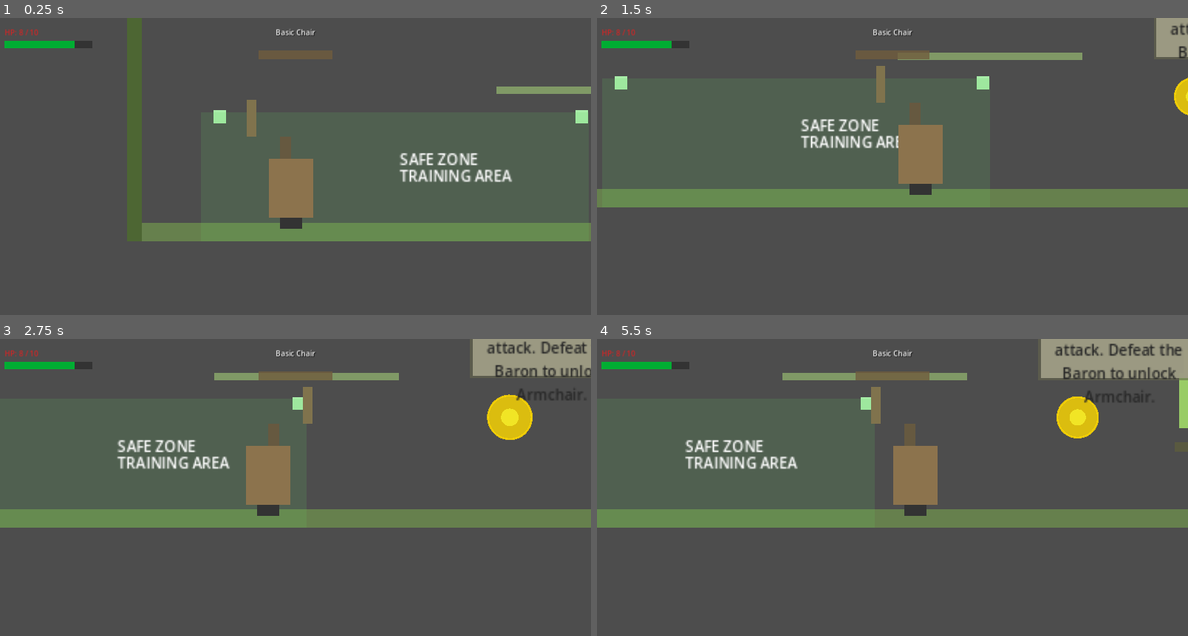
Above: before the commit, frames 1-4 (two rows, left to right).
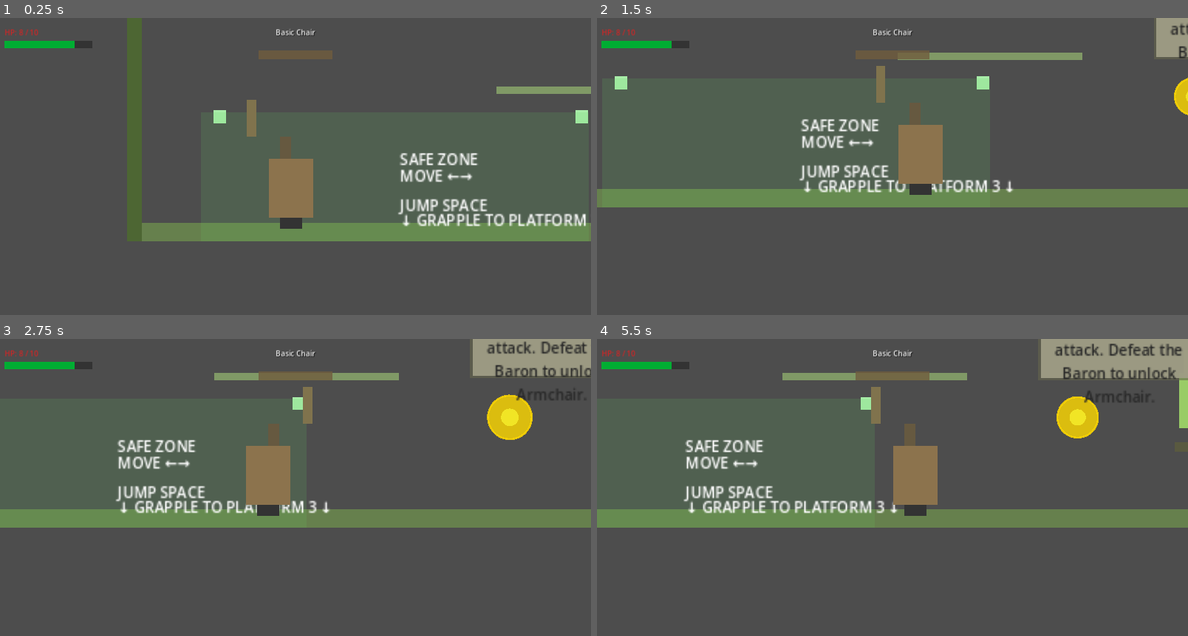
Above: after the commit, the same moments.

Repository: TsilenT/chairfighter
Game: Godot game, scene res://scenes/main/Main.tscn
The game is run twice, just before and just after one commit, with the same random seed, the same clock (stepped at 60 frames per second) and the same inputs.
Inputs:
- Up to frame 1 (0.25 s): no input
- Up to frame 2 (1.5 s): hold D (move_right) from 0.53 s (still down); tap F (interact) at 0.6 s; tap Space (jump) at 0.77 s; tap J (attack) at 1.35 s
- Up to frame 3 (2.75 s): tap Space (jump) at 1.52 s; tap F (interact) at 1.55, 2.1 s; release D (move_right) at 2.03 s; hold A (move_left) from 2.03 s (still down)
- Up to frame 4 (5.5 s): release A (move_left) at 2.78 s; hold D (move_right) 2.78-4.28 s; tap K (special) at 2.85 s; tap Space (jump) at 3.02, 3.77, 4.52 s; tap F (interact) at 3.05, 3.8, 4.55, 5.1 s; tap E (transform_next) at 3.6 s; hold A (move_left) 4.28-5.03 s; tap Q (transform_prev) at 4.35 s; hold D (move_right) from 5.03 s (still down)

The runs differ from the first frame. In frame 1, 1.8% of the frame differs, in the area x 67-100%, y 50-71%; in frame 2, 1.7%; in frame 3, 1.7%; in frame 4, 1.9%, in the area x 14-51%, y 39-59%.

Commit message:
fix: add readable tutorial objective cues

Diff:
--- a/scenes/levels/TestLevel.tscn
+++ b/scenes/levels/TestLevel.tscn
@@ -171,6 +171,60 @@
 font_size = 10
 font_color = Color(0.6, 0.9, 0.6, 0.6)
 
+# Control hints inside the safe zone
+[node name="ControlHint1" type="Label" parent="Visuals" uid="uid://control_hint1"]
+position = Vector2(295, 574)
+text = "MOVE ←→"
+horizontal_alignment = 1
+font_size = 12
+font_color = Color(0.8, 1, 0.8, 0.7)
+
+[node name="ControlHint2" type="Label" parent="Visuals" uid="uid://control_hint2"]
+position = Vector2(295, 590)
+text = "JUMP SPACE"
+horizontal_alignment = 1
+font_size = 12
+font_color = Color(0.8, 1, 0.8, 0.7)
+
+[node name="ControlHint3" type="Label" parent="Visuals" uid="uid://control_hint3"]
+position = Vector2(295, 606)
+text = "ATTACK X"
+horizontal_alignment = 1
+font_size = 12
+font_color = Color(0.8, 1, 0.8, 0.7)
+
+# Directional cue from safe zone toward NPC
+[node name="DirectionLabel1" type="Label" parent="Visuals" uid="uid://direction_label1"]
+position = Vector2(600, 520)
+text = "NPC →"
+horizontal_alignment = 1
+font_size = 14
+font_color = Color(0.8, 1, 0.8, 0.8)
+
+# NPC interact hint near HubNpc (850, 550)
+[node name="NpcHint" type="Label" parent="Visuals" uid="uid://npc_hint"]
+position = Vector2(850, 510)
+text = "TALK"
+horizontal_alignment = 1
+font_size = 14
+font_color = Color(1, 1, 0.8, 0.9)
+
+# Directional cue from NPC toward boss/arena
+[node name="DirectionLabel2" type="Label" parent="Visuals" uid="uid://direction_label2"]
+position = Vector2(1120, 590)
+text = "ARENА →"
+horizontal_alignment = 1
+font_size = 12
+font_color = Color(0.9, 0.7, 1, 0.7)
+
+# Grapple route signpost near platform area
+[node name="GrappleSignpost" type="Label" parent="Visuals" uid="uid://grapple_signpost"]
+position = Vector2(970, 340)
+text = "↓ GRAPPLE TO PLATFORM 3 ↓"
+horizontal_alignment = 1
+font_size = 11
+font_color = Color(1, 0.85, 0, 0.85)
+
 [node name="RouteVisuals" type="Node2D" parent="Visuals" uid="uid://route_visuals"]
 
 # Dashed grapple path: a series of small colored dots along the route
